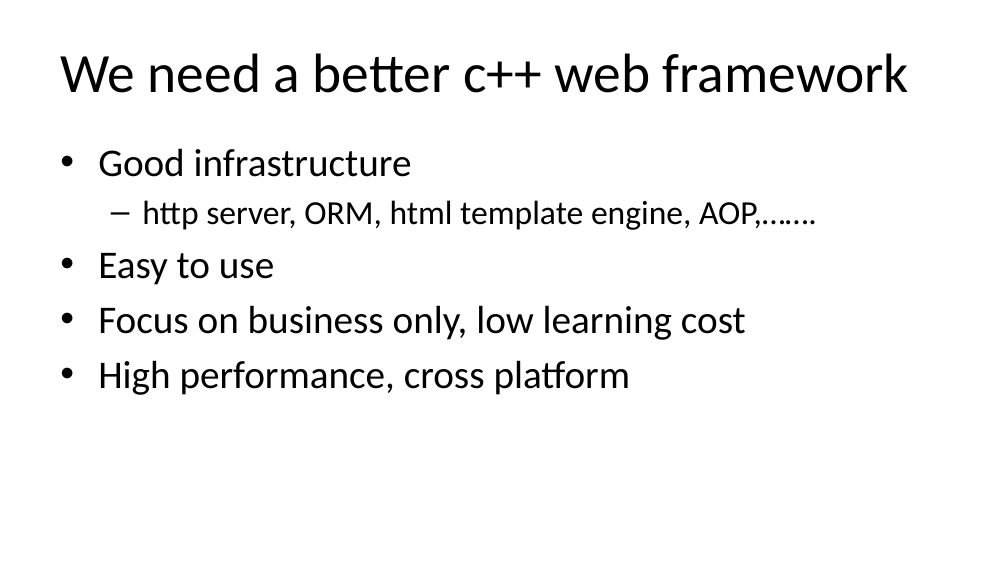
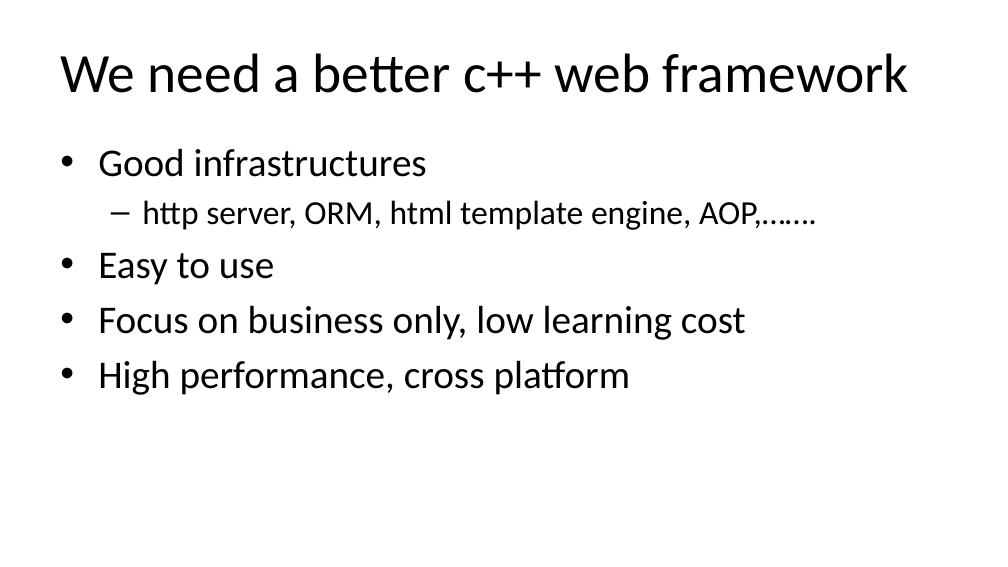
Before and after one commit to qicosmos/cppcon2018, a slide deck: slide 12 of cppcon2018.pptx. Drawn at 1008x567 pixels with LibreOffice and Linux fonts; fonts in the diff are those of the drawing. Boxes give left, top, right and bottom in pixels: in the first picture for what was removed or moved away, otherwise in the second. Text is boxed around its words. In the diff, an @@ line names an element or a change of style, - is before the commit and + after.

```diff
--- a/cppcon2018.pptx
+++ b/cppcon2018.pptx
@@ text at box(98, 148, 427, 177): text changed @@
-• Good infrastructure
+• Good infrastructures
```
Also in this commit, not shown: 12 other slides changed, 4 slides removed.
